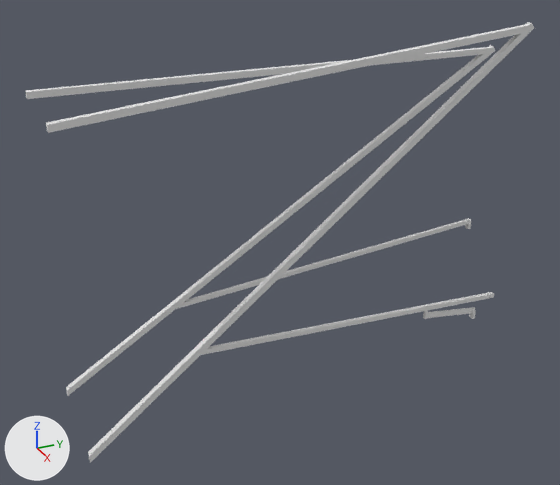
One commit to the OBJ model common/src/main/resources/assets/pantographsandwires/models/block/cantilever/double/5/cantilever_inner_16px.obj: the scene before it, then after it.
Both versions are drawn from a camera (50 mm lens) standing at (6.99, -1.74, 2.31) and looking at (0.48, 1.19, -0.95). Every picture has the same lights, and +X, +Y and +Z are marked at lower left. The picture after the commit comes second. Where no turn or scale is listed for an object, it has been applied to the vertices.

In view in the first picture: '01f5eeaf-3091-4ace-9284-92331d915eda', '9fe9e5b7-9576-4ecd-8ffa-dc75b87495b2', 'a82dc5b3-eb62-42aa-b02c-12c82fca393f', 'a8bdf72e-d7e2-4052-927e-0c6914b860eb', 'a9fedd30-1be2-4718-a2f2-a7793cf04fb7', 'bb26a843-144a-4295-8b40-266174d58c0c', 'c5d6a71a-9b04-4c2e-a0f4-2edc38e2fbf8', 'cb7d1298-0f02-470a-847a-00ba6fb4f16a', 'dd744a71-2037-4fb4-a2af-362cb3816a3b', 'f1f77f29-4a61-4032-ab4e-5abe222ecad4'.
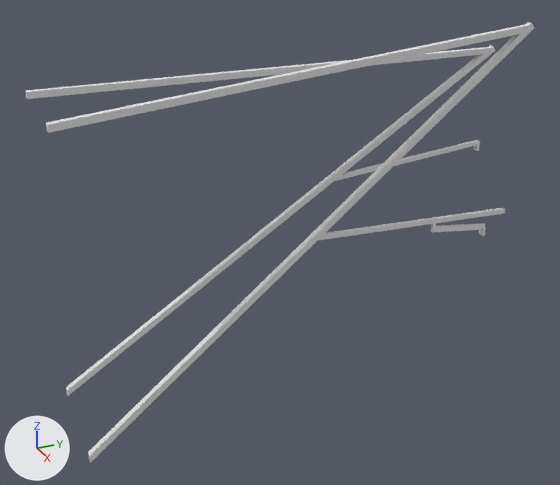
What differs and where, as boxes [x1, y1, x2, y2] in the pictures (560 x 485 px):
'01f5eeaf-3091-4ace-9284-92331d915eda', deleted
    before: [201, 292, 494, 355]
'a9fedd30-1be2-4718-a2f2-a7793cf04fb7', deleted
    before: [176, 218, 471, 309]
'63cf242d-7e88-4ff5-9a14-c23c934cb257', added
    after: [319, 208, 505, 240]
'286de016-d0ba-4ca6-8b50-24b93cf30e65', added
    after: [335, 140, 480, 181]
'46a08696-0965-42de-8cf4-bda87f55d5b2', added
    after: [435, 223, 485, 232]
'a82dc5b3-eb62-42aa-b02c-12c82fca393f', deleted
    before: [427, 307, 475, 318]
'a677358b-5549-4048-b11b-6b004e4295ef', added
    after: [479, 226, 486, 236]
'd994ed93-f092-4b5f-a713-a785b2be2bac', added
    after: [431, 217, 436, 233]
'cb7d1298-0f02-470a-847a-00ba6fb4f16a', deleted
    before: [469, 310, 476, 319]
'9fe9e5b7-9576-4ecd-8ffa-dc75b87495b2', deleted
    before: [423, 304, 428, 319]
'f6aeba90-5f62-4f93-b4ad-eb5ab0a00c9e', added
    after: [474, 143, 480, 151]
'a8bdf72e-d7e2-4052-927e-0c6914b860eb', deleted
    before: [465, 222, 471, 229]

Patch to the scene script:
```diff
--- a/common/src/main/resources/assets/pantographsandwires/models/block/cantilever/double/5/cantilever_inner_16px.obj.py
+++ b/common/src/main/resources/assets/pantographsandwires/models/block/cantilever/double/5/cantilever_inner_16px.obj.py
@@ me_63cf242d_7e88_4ff5_9a14_c23c934cb257 @@
+me_63cf242d_7e88_4ff5_9a14_c23c934cb257.from_pydata([(1.09, 1.35, -0.65), (1.09, 3.5, -0.75), (1.09, 1.3, -0.7), (1.09, 3.5, -0.79), (1.04, 3.5, -0.75), (1.04, 1.35, -0.65), (1.04, 3.5, -0.79), (1.04, 1.3, -0.7)], [], [(3, 6, 4, 1), (2, 3, 1, 0), (7, 2, 0, 5), (6, 7, 5, 4), (5, 0, 1, 4), (6, 3, 2, 7)])
+me_63cf242d_7e88_4ff5_9a14_c23c934cb257.materials.append(mat_m_53ac917a_6908_652e_015c_c53640b020ed)  # white #e7e7e7
@@ me_46a08696_0965_42de_8cf4_bda87f55d5b2 @@
+me_46a08696_0965_42de_8cf4_bda87f55d5b2.from_pydata([(1.072, 2.623, -0.796), (1.072, 3.273, -0.881), (1.072, 2.614, -0.858), (1.072, 3.265, -0.943), (1.053, 3.273, -0.881), (1.053, 2.623, -0.796), (1.053, 3.265, -0.943), (1.053, 2.614, -0.858)], [], [(3, 6, 4, 1), (2, 3, 1, 0), (7, 2, 0, 5), (6, 7, 5, 4), (5, 0, 1, 4), (6, 3, 2, 7)])
+me_46a08696_0965_42de_8cf4_bda87f55d5b2.materials.append(mat_m_53ac917a_6908_652e_015c_c53640b020ed)  # white #e7e7e7
@@ me_286de016_d0ba_4ca6_8b50_24b93cf30e65 @@
+me_286de016_d0ba_4ca6_8b50_24b93cf30e65.from_pydata([(-0.04, 2.15, -0.54), (-0.04, 3.99, -0.38), (-0.04, 2.06, -0.6), (-0.04, 3.99, -0.43), (-0.09, 3.99, -0.38), (-0.09, 2.15, -0.54), (-0.09, 3.99, -0.43), (-0.09, 2.06, -0.6)], [], [(3, 6, 4, 1), (2, 3, 1, 0), (7, 2, 0, 5), (6, 7, 5, 4), (5, 0, 1, 4), (6, 3, 2, 7)])
+me_286de016_d0ba_4ca6_8b50_24b93cf30e65.materials.append(mat_m_53ac917a_6908_652e_015c_c53640b020ed)  # white #e7e7e7
@@ ob_01f5eeaf_3091_4ace_9284_92331d915eda @@
-ob_01f5eeaf_3091_4ace_9284_92331d915eda = bpy.data.objects.new('01f5eeaf-3091-4ace-9284-92331d915eda', me_01f5eeaf_3091_4ace_9284_92331d915eda)
@@ ob_9fe9e5b7_9576_4ecd_8ffa_dc75b87495b2 @@
-ob_9fe9e5b7_9576_4ecd_8ffa_dc75b87495b2 = bpy.data.objects.new('9fe9e5b7-9576-4ecd-8ffa-dc75b87495b2', me_9fe9e5b7_9576_4ecd_8ffa_dc75b87495b2)
@@ ob_a82dc5b3_eb62_42aa_b02c_12c82fca393f @@
-ob_a82dc5b3_eb62_42aa_b02c_12c82fca393f = bpy.data.objects.new('a82dc5b3-eb62-42aa-b02c-12c82fca393f', me_a82dc5b3_eb62_42aa_b02c_12c82fca393f)
@@ ob_a8bdf72e_d7e2_4052_927e_0c6914b860eb @@
-ob_a8bdf72e_d7e2_4052_927e_0c6914b860eb = bpy.data.objects.new('a8bdf72e-d7e2-4052-927e-0c6914b860eb', me_a8bdf72e_d7e2_4052_927e_0c6914b860eb)
@@ ob_a9fedd30_1be2_4718_a2f2_a7793cf04fb7 @@
-ob_a9fedd30_1be2_4718_a2f2_a7793cf04fb7 = bpy.data.objects.new('a9fedd30-1be2-4718-a2f2-a7793cf04fb7', me_a9fedd30_1be2_4718_a2f2_a7793cf04fb7)
@@ ob_cb7d1298_0f02_470a_847a_00ba6fb4f16a @@
-ob_cb7d1298_0f02_470a_847a_00ba6fb4f16a = bpy.data.objects.new('cb7d1298-0f02-470a-847a-00ba6fb4f16a', me_cb7d1298_0f02_470a_847a_00ba6fb4f16a)
@@ ob_f6aeba90_5f62_4f93_b4ad_eb5ab0a00c9e @@
+ob_f6aeba90_5f62_4f93_b4ad_eb5ab0a00c9e = bpy.data.objects.new('f6aeba90-5f62-4f93-b4ad-eb5ab0a00c9e', me_f6aeba90_5f62_4f93_b4ad_eb5ab0a00c9e)  # a box spanning x -0.0938..-0.0312, y 3.9531..3.9844, z -0.5..-0.4063; in mat_m_d01e7a2a_8f73_2e81_4c23_374b2442e0d3 (white #e7e7e7)
+ob_f6aeba90_5f62_4f93_b4ad_eb5ab0a00c9e.location = (0.0, 0.0, 0.0)
@@ ob_d994ed93_f092_4b5f_a713_a785b2be2bac @@
+ob_d994ed93_f092_4b5f_a713_a785b2be2bac = bpy.data.objects.new('d994ed93-f092-4b5f-a713-a785b2be2bac', me_d994ed93_f092_4b5f_a713_a785b2be2bac)  # a box spanning x 1.047..1.078, y 2.609..2.641, z -0.859..-0.703; in mat_m_53ac917a_6908_652e_015c_c53640b020ed (white #e7e7e7)
+ob_d994ed93_f092_4b5f_a713_a785b2be2bac.location = (0.0, 0.0, 0.0)
@@ ob_a677358b_5549_4048_b11b_6b004e4295ef @@
+ob_a677358b_5549_4048_b11b_6b004e4295ef = bpy.data.objects.new('a677358b-5549-4048-b11b-6b004e4295ef', me_a677358b_5549_4048_b11b_6b004e4295ef)  # a box spanning x 1.0312..1.0938, y 3.2344..3.2656, z -1.0..-0.9063; in mat_m_d01e7a2a_8f73_2e81_4c23_374b2442e0d3 (white #e7e7e7)
+ob_a677358b_5549_4048_b11b_6b004e4295ef.location = (0.0, 0.0, 0.0)
@@ ob_63cf242d_7e88_4ff5_9a14_c23c934cb257 @@
+ob_63cf242d_7e88_4ff5_9a14_c23c934cb257 = bpy.data.objects.new('63cf242d-7e88-4ff5-9a14-c23c934cb257', me_63cf242d_7e88_4ff5_9a14_c23c934cb257)
+ob_63cf242d_7e88_4ff5_9a14_c23c934cb257.location = (0.0, 0.0, 0.0)
@@ ob_46a08696_0965_42de_8cf4_bda87f55d5b2 @@
+ob_46a08696_0965_42de_8cf4_bda87f55d5b2 = bpy.data.objects.new('46a08696-0965-42de-8cf4-bda87f55d5b2', me_46a08696_0965_42de_8cf4_bda87f55d5b2)
+ob_46a08696_0965_42de_8cf4_bda87f55d5b2.location = (0.0, 0.0, 0.0)
@@ ob_286de016_d0ba_4ca6_8b50_24b93cf30e65 @@
+ob_286de016_d0ba_4ca6_8b50_24b93cf30e65 = bpy.data.objects.new('286de016-d0ba-4ca6-8b50-24b93cf30e65', me_286de016_d0ba_4ca6_8b50_24b93cf30e65)
+ob_286de016_d0ba_4ca6_8b50_24b93cf30e65.location = (0.0, 0.0, 0.0)
```
